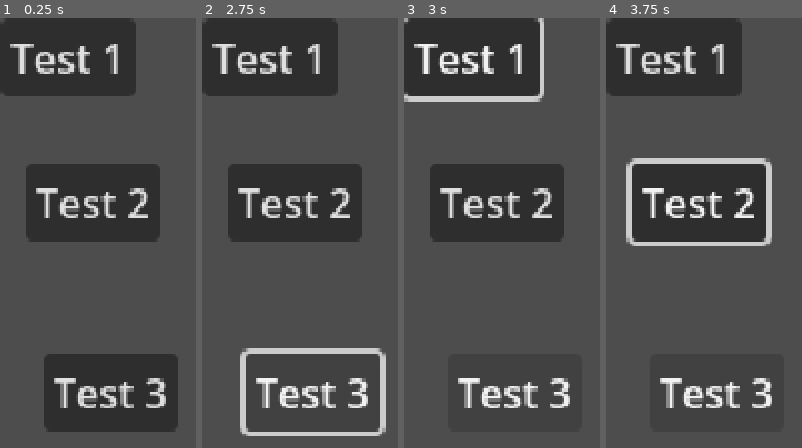
Above: before the commit, frames 1-4 (left to right).
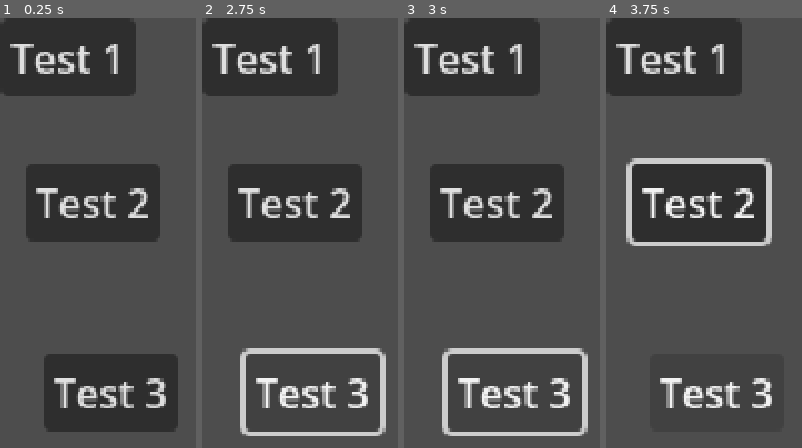
Above: after the commit, the same moments.

Repository: manakusiar/Crippled-Casters
Game: Godot game, scene res://world/maps/title_screen/title_screen.tscn
The game is run twice, just before and just after one commit, with the same random seed, the same clock (stepped at 60 frames per second) and the same inputs.
Inputs:
- Up to frame 1 (0.25 s): no input
- Up to frame 2 (2.75 s): click "Test 1" at 0.5 s; click "Test 2" at 1.25 s; click "Test 3" at 2 s
- Up to frame 3 (3 s): tap Enter at 2.75 s; hold Right (ui_right) from 2.78 s (still down)
- Up to frame 4 (3.75 s): tap Space at 3.5 s; release Right (ui_right) at 3.53 s; hold Down (ui_down) from 3.53 s (still down)

Frames 1-2 are identical in both runs. In frame 3, 4.1% of the frame differs, in the area x 0-94%, y 0-98%; in frame 4, nothing differs.

Commit message:
Test, nothing added

Diff:
--- a/world/maps/title_screen/button_manager.gd
+++ b/world/maps/title_screen/button_manager.gd
@@ -4,7 +4,6 @@
 @export var buttons: Array[Control]
 
 var selected_button: int = 0
-
 func _init() -> void:
 	if buttons.size() > 0 and buttons[0] is Button:
 		buttons[0].grab_focus()
@@ -14,10 +13,6 @@
 		next_button(-1)
 	if event.is_action_pressed("ui_down"):
 		next_button(1)
-	if event.is_action_pressed("ui_left"):
-		next_button(0,1)
-	if event.is_action_pressed("ui_right"):
-		next_button(0,-1)
 
 func next_button(updown: int, leftright: int = 0):
 	selected_button += updown
